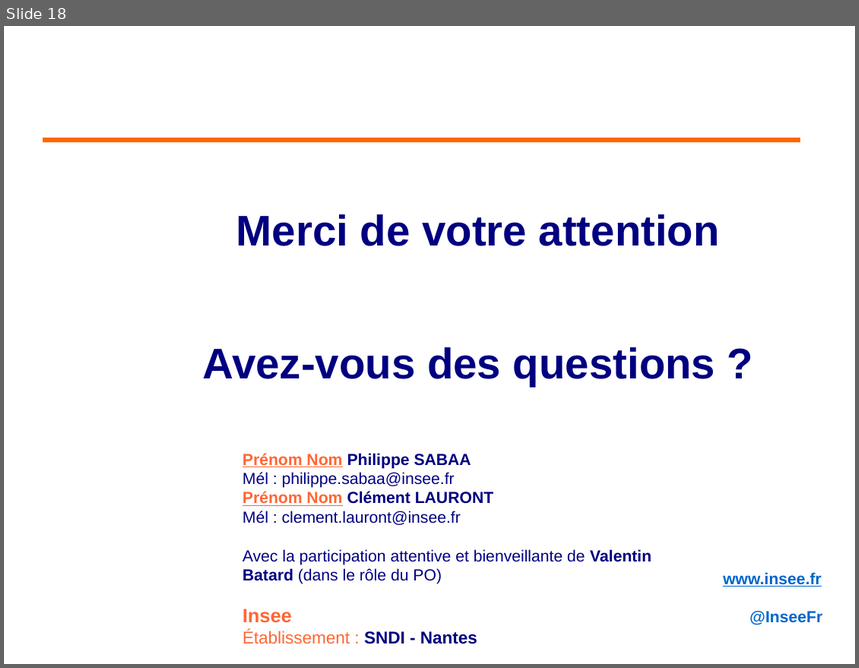
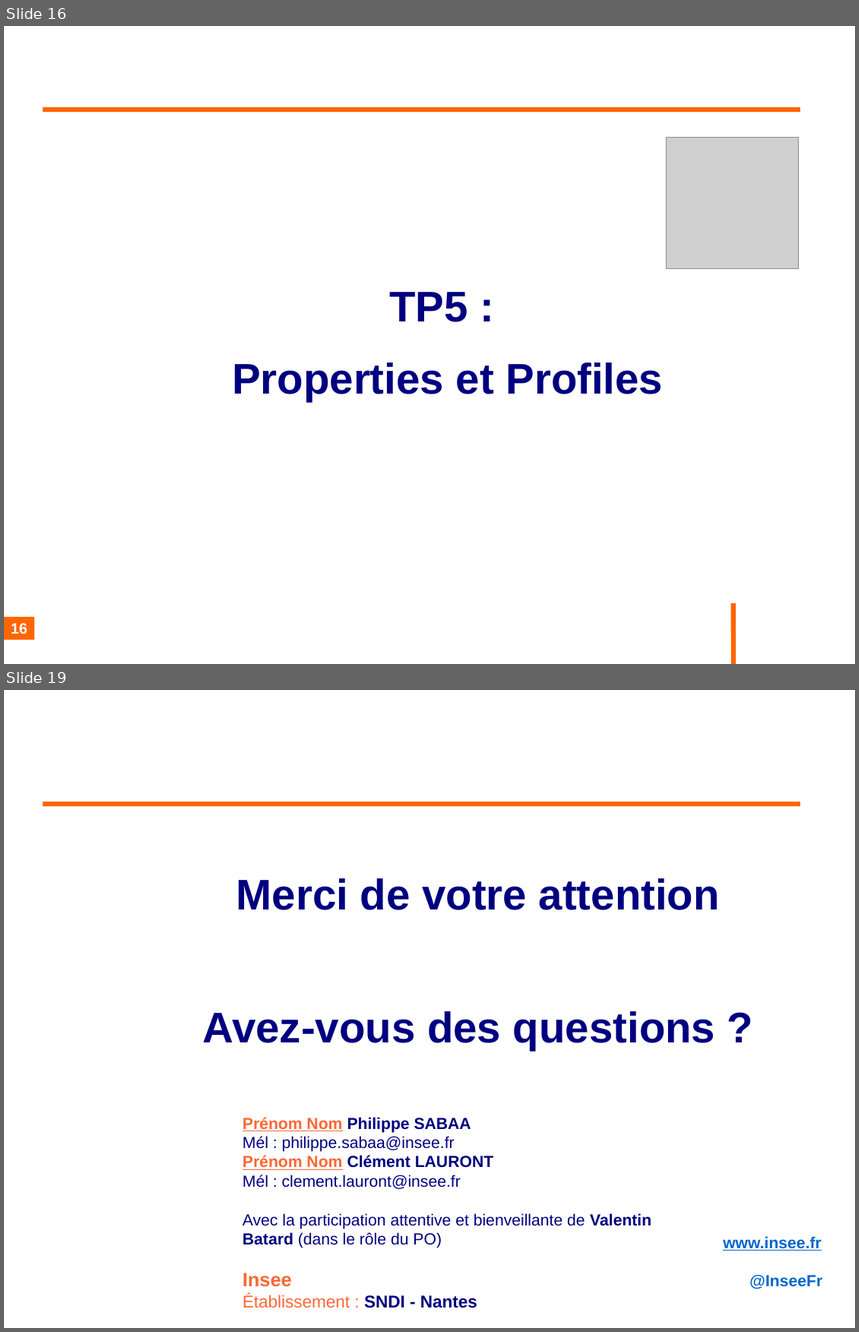
Before and after one commit to philphils/formation-spring, a slide deck: Documentation/diapo_formation_spring_property.odp. Shown one above the other, each under a label of ours: slide 18 before the commit, slides 16 and 19 after it; the slides between them are not shown. The pictures are 859x668 and 859x1332 pixels, drawn with LibreOffice and Linux fonts; fonts in the diff are those of the drawing; grey boxes stand for pictures; background and template pictures are left out. Boxes give left, top, right and bottom in pixels: in the first picture for what was removed or moved away, otherwise in the second. Text is boxed around its words. In the diff, an @@ line names an element or a change of style, - is before the commit and + after.

```diff
--- a/Documentation/diapo_formation_spring_property.odp
+++ b/Documentation/diapo_formation_spring_property.odp
@@ slide 16 added at (4, 26, 855, 664), background #FFFFFF @@
@@ line added from (43, 110) to (801, 110), #FF6600 4.54 pt @@
@@ picture added at (667, 137, 799, 269) @@
@@ text added at (232, 292, 664, 402), 40 pt, text #000080, bold @@
+TP5 :
+Properties et Profiles
@@ page number added at (4, 618, 34, 641), fill #FF6600, 14 pt, text #FFFFFF, bold @@
+16
@@ line added from (734, 604) to (734, 664), #FF6600 4.54 pt @@
@@ what was slide 18 is now slide 19 @@
```
Also in this commit, not shown: 16 slides changed.
